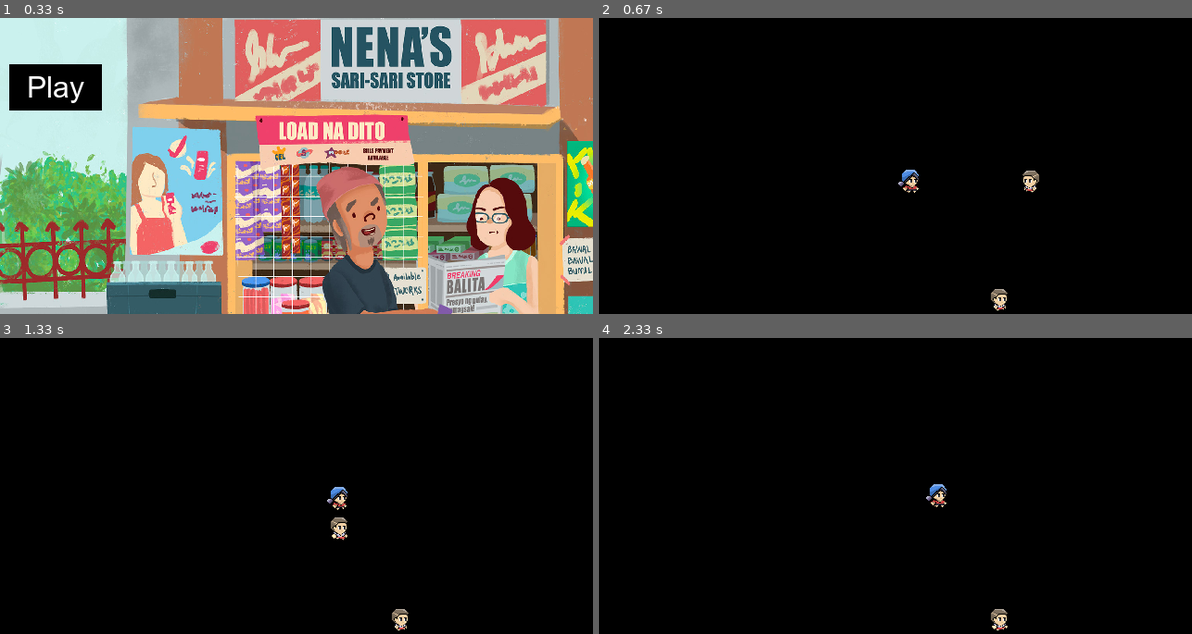
Above: before the commit, frames 1-4 (two rows, left to right).
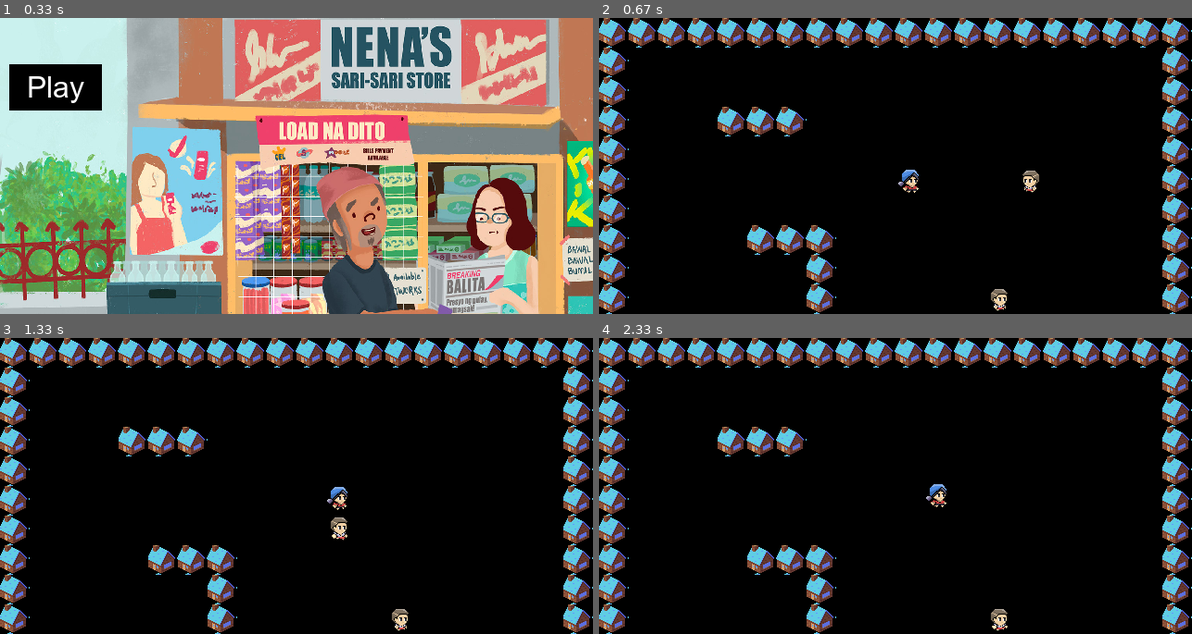
Above: after the commit, the same moments.

Repository: tylerglare/tindahan
Game: pygame game, started from pygame/main.py
Two runs of this game, one before a commit and one after it. Both use one fixed random seed, a clock stepped at 60 frames per second and the inputs below.
Inputs (mouse positions are in pixels of both pictures, inside the frame that each line leads up to):
- Up to frame 1 (0.33 s): no input
- Up to frame 2 (0.67 s): click (652, 86) at 0.38 s
- Up to frame 3 (1.33 s): hold Right 0.67-1.13 s; move the mouse to (272, 497) at 0.7 s; hold Up from 1.17 s (still down)
- Up to frame 4 (2.33 s): release Up at 1.47 s; tap X at 2 s

Frame 1 is identical in both runs. In frame 2, 14% of the frame differs, in the area x 0-100%, y 0-100%; in frame 3, 14%; in frame 4, 14%.

Commit message:
Update sprites.py

Diff:
--- a/pygame/sprites.py
+++ b/pygame/sprites.py
@@ -291,7 +291,7 @@
         self.width = TILESIZE
         self.height = TILESIZE
 
-        self.image = self.game.terrain_spritesheet.get_sprite(960, 448, self.width, self.height)
+        self.image = self.game.terrain_spritesheet.get_sprite(2, 2, self.width, self.height)
 
         self.rect = self.image.get_rect()
         self.rect.x = self.x
